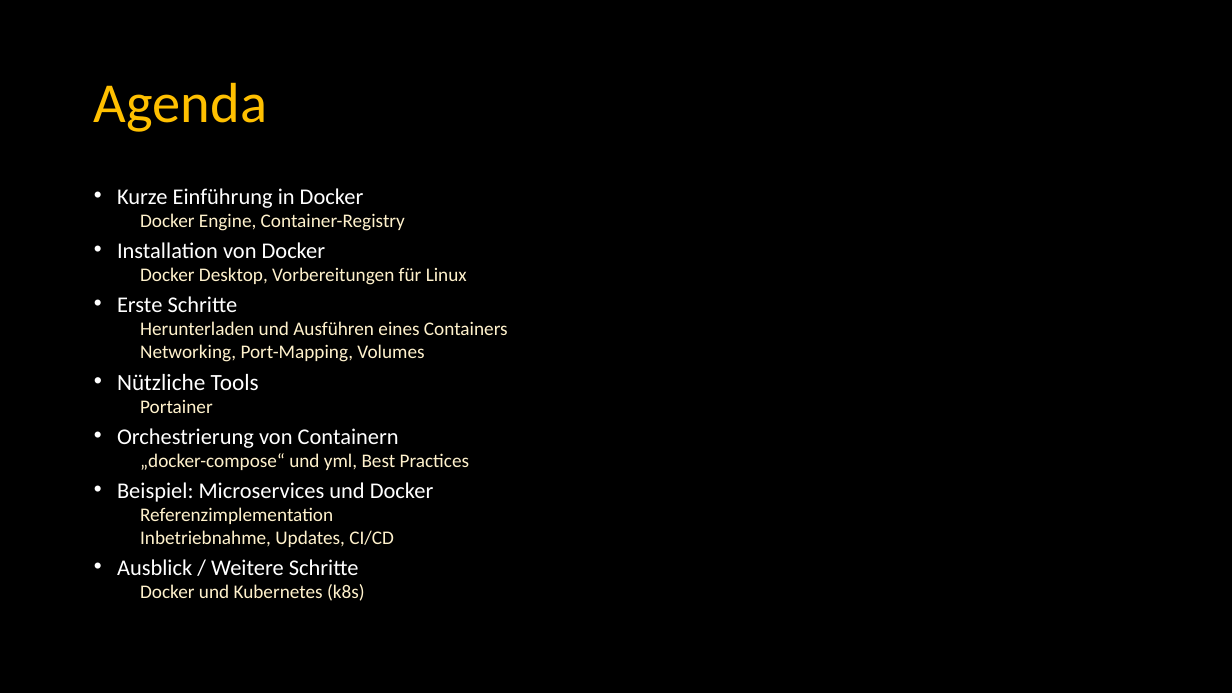
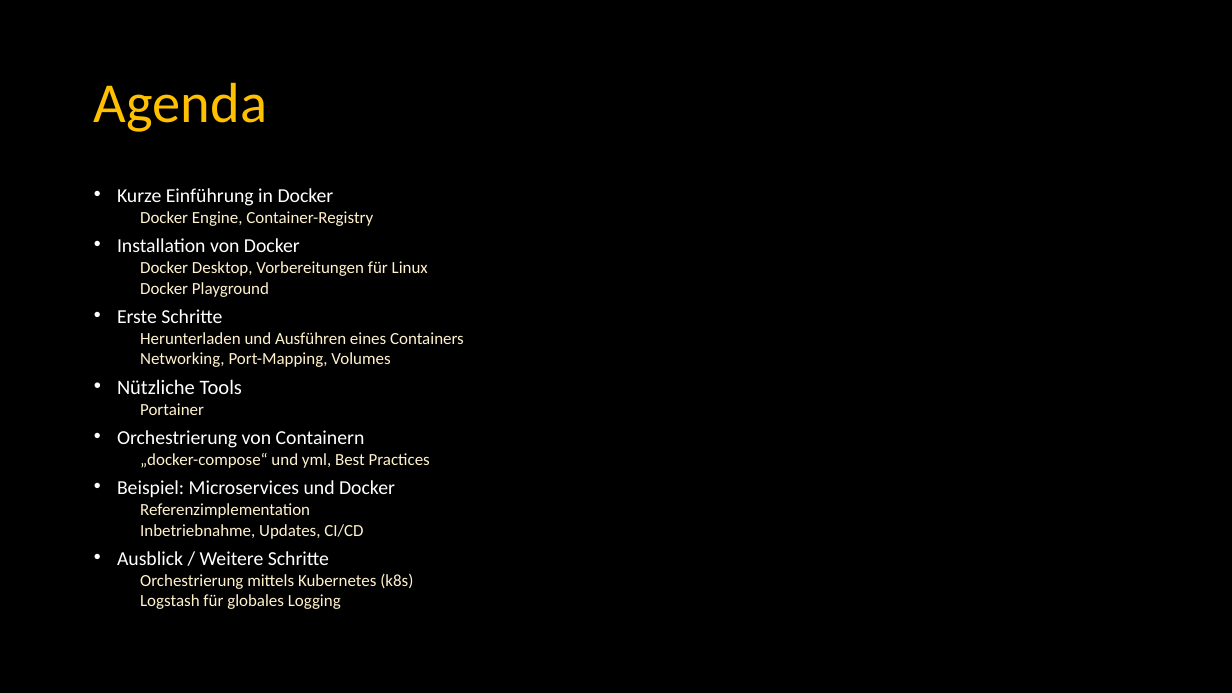
Before and after one commit to BadMadDev/workshop, a slide deck: slide 2 of docs/Docker Workshop.de.pptx. Drawn at 1232x693 pixels with LibreOffice and Linux fonts; fonts in the diff are those of the drawing. Boxes give left, top, right and bottom in pixels: in the first picture for what was removed or moved away, otherwise in the second. Text is boxed around its words. In the diff, an @@ line names an element or a change of style, - is before the commit and + after.

```diff
--- a/docs/Docker Workshop.de.pptx
+++ b/docs/Docker Workshop.de.pptx
@@ text at bbox=[117, 188, 464, 565]: size 17.5 to 15.4 pt in "Kurze Einführung in Docker", "Installation von Docker", "Erste Schritte", "Orchestrierung von Containern" and 2 more places; size 15 to 13.2 pt in "Docker Engine, Container-Registry", "Docker Desktop, Vorbereitungen für Linux", "Herunterladen und Ausführen eines Containers", "Networking, Port-Mapping, Volumes" and 4 more places; size 18.1 to 16 pt in "Nützliche Tools" @@
@@ text at bbox=[140, 282, 269, 297]: paragraph added @@
+  Docker Playground
@@ text at bbox=[140, 574, 413, 609]: text changed; size 15 to 13.2 pt @@
-  Docker und Kubernetes (k8s)
+  Orchestrierung mittels Kubernetes (k8s)
+  Logstash für globales Logging
```
Also in this commit, not shown: 1 other slide changed, 6 slides added.
